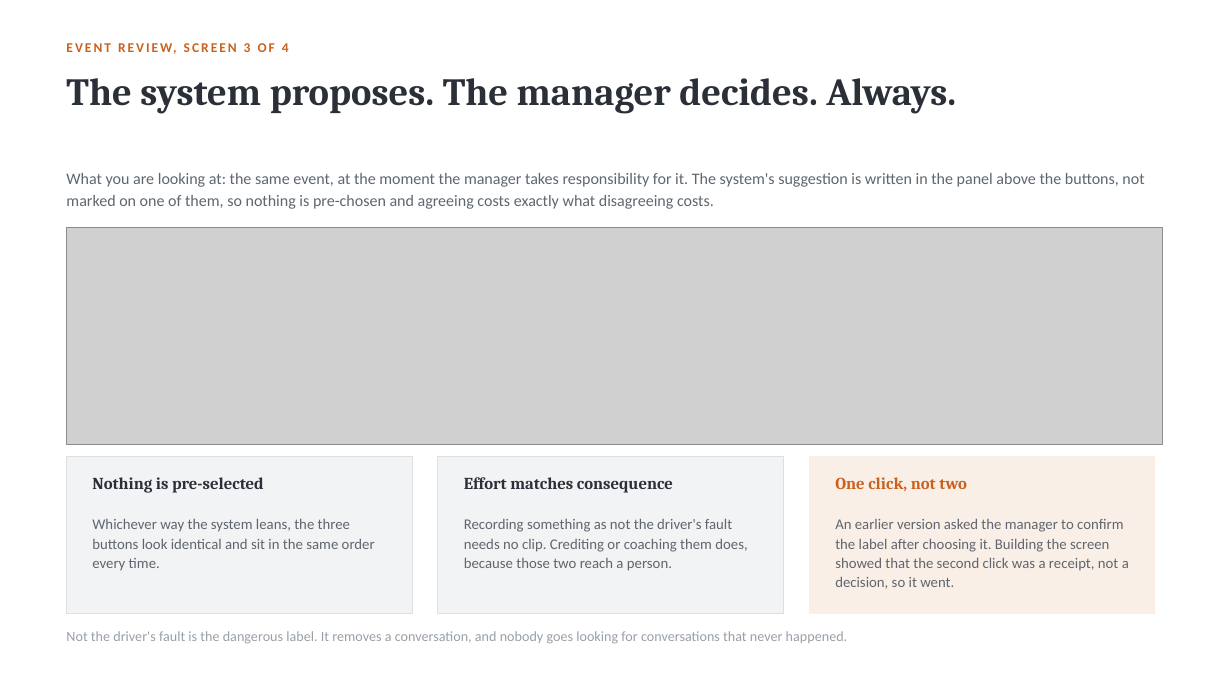
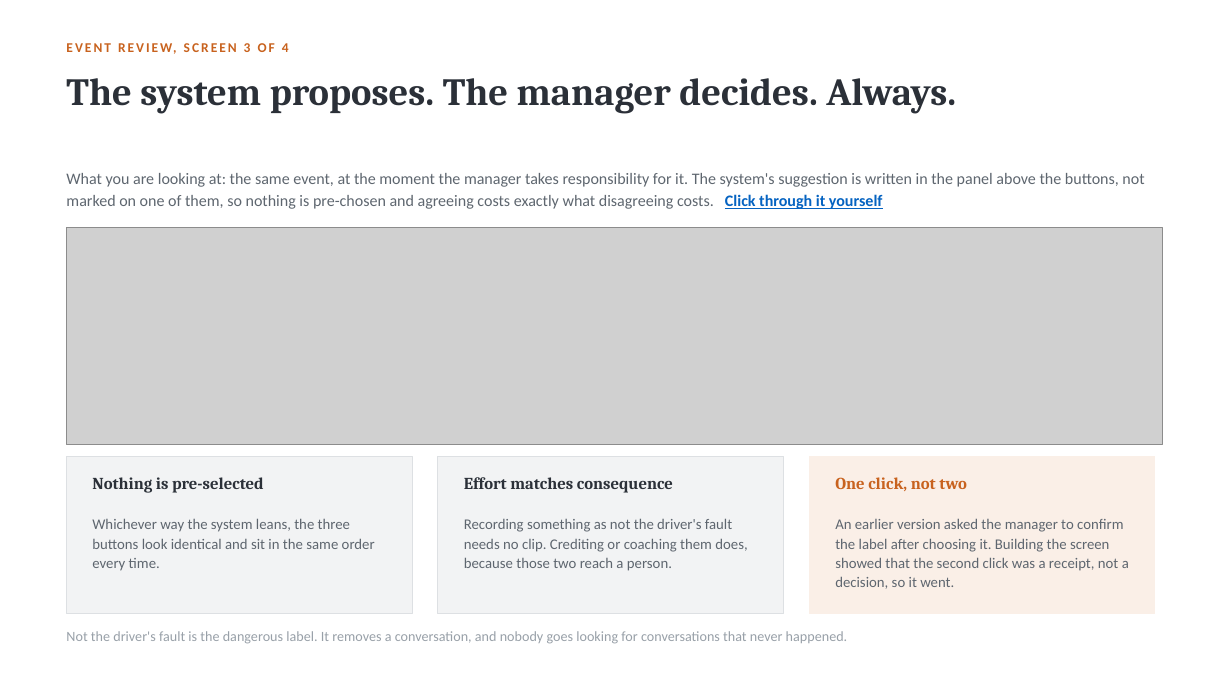
Before and after one commit to dannydaley76/cameramatics-product-brain, a slide deck: slide 10 of deck/cameramatics-danny-daley.pptx. Drawn at 1232x693 pixels with LibreOffice and Linux fonts; fonts in the diff are those of the drawing; grey boxes stand for pictures. Boxes give left, top, right and bottom in pixels: in the first picture for what was removed or moved away, otherwise in the second. Text is boxed around its words. In the diff, an @@ line names an element or a change of style, - is before the commit and + after.

```diff
--- a/deck/cameramatics-danny-daley.pptx
+++ b/deck/cameramatics-danny-daley.pptx
@@ text at bbox=[66, 173, 1144, 209]: text changed @@
-What you are looking at: the same event, at the moment the manager takes responsibility for it. The system's suggestion is written in the panel above the buttons, not marked on one of them, so nothing is pre-chosen and agreeing costs exactly what disagreeing costs.
+What you are looking at: the same event, at the moment the manager takes responsibility for it. The system's suggestion is written in the panel above the buttons, not marked on one of them, so nothing is pre-chosen and agreeing costs exactly what disagreeing costs. Click through it yourself
```
Also in this commit, not shown: 6 other slides changed, 5 other files.
